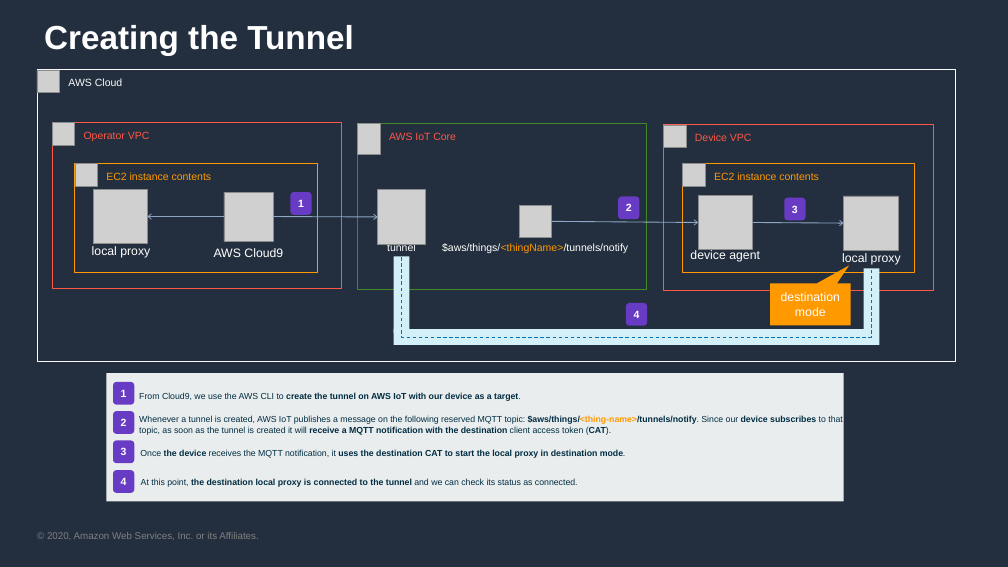
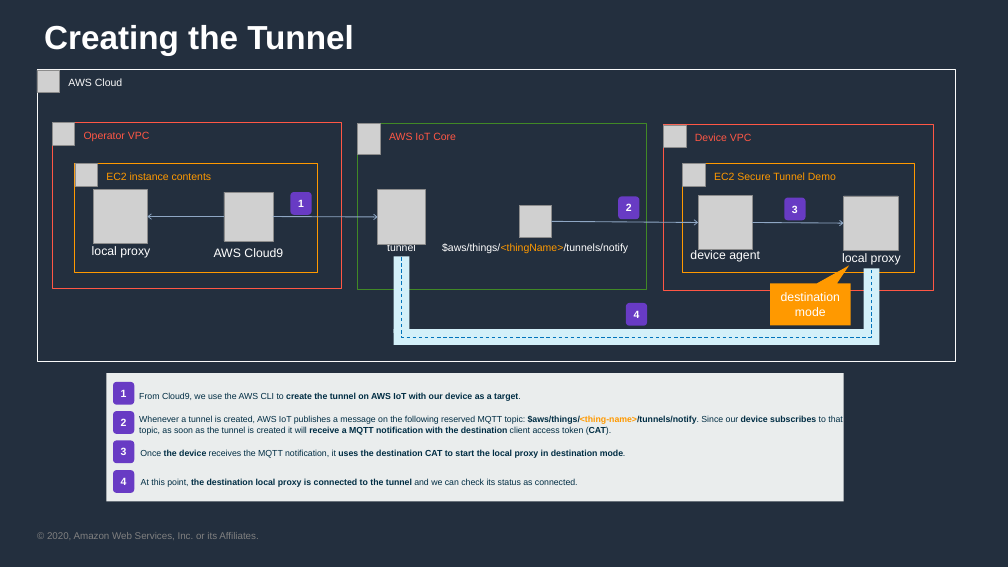
Before and after one commit to aws-samples/iot-secure-tunneling-demo, a slide deck: slide 5 of ppt/diagrams.pptx. Drawn at 1008x567 pixels with LibreOffice and Linux fonts; fonts in the diff are those of the drawing; grey boxes stand for pictures; background and template pictures are left out. Boxes give left, top, right and bottom in pixels: in the first picture for what was removed or moved away, otherwise in the second. Text is boxed around its words. In the diff, an @@ line names an element or a change of style, - is before the commit and + after.

```diff
--- a/ppt/diagrams.pptx
+++ b/ppt/diagrams.pptx
@@ text in rectangle at box(714, 172, 836, 180): text changed @@
-EC2 instance contents
+EC2 Secure Tunnel Demo
```
Also in this commit, not shown: 4 other slides changed, 2 slides added, 19 other files.
